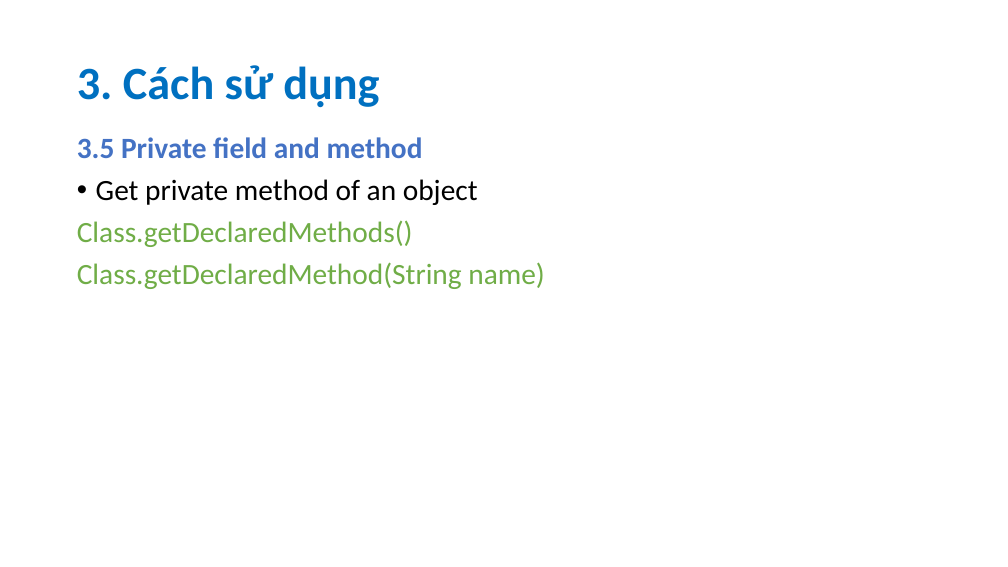
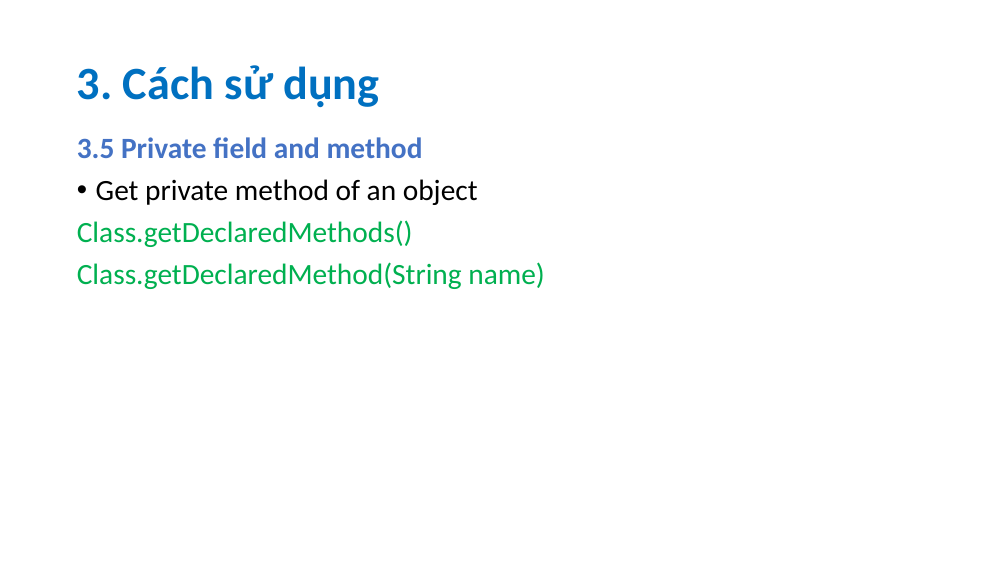
Before and after one commit to quanguefa23/Seminar-Java-Reflection, a slide deck: slide 19 of slide.pptx. Drawn at 1008x567 pixels with LibreOffice and Linux fonts; fonts in the diff are those of the drawing. Boxes give left, top, right and bottom in pixels: in the first picture for what was removed or moved away, otherwise in the second. Text is boxed around its words. In the diff, an @@ line names an element or a change of style, - is before the commit and + after.

```diff
--- a/slide.pptx
+++ b/slide.pptx
@@ text at (77, 220, 544, 289): text colour #70AD47 to #00B050 in "Class.getDeclaredMethods()", "Class.getDeclaredMethod(String name)" @@
```
Also in this commit, not shown: 10 other slides changed, 3 slides added, 1 other file.
